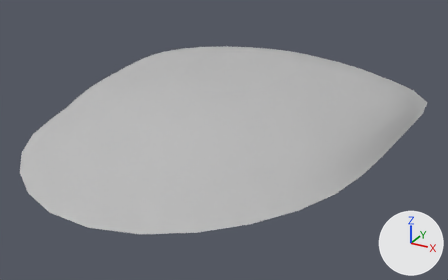
What one commit did to the FBX model Work/ceiling.fbx.
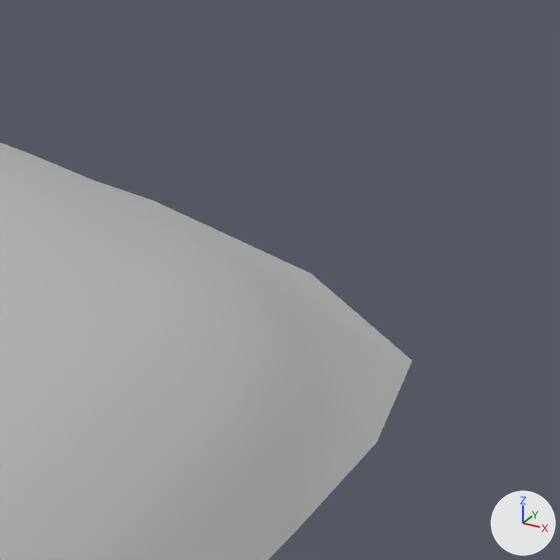
Old and new are each drawn whole from a 50 mm lens placed at (15.24, -28.38, 16.88), pointed at (1.98, -4.28, 4.83) and again close up on the part from 83% to 100% of the width and 19% to 46% of the height. Lighting does not change. The marker at lower right points along +X, +Y and +Z. Where no turn or scale is listed for an object, it has been applied to the vertices.

The first close-up shows 'loftedSurface1'.
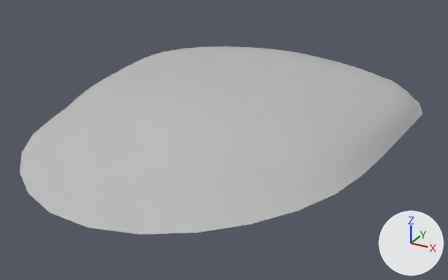
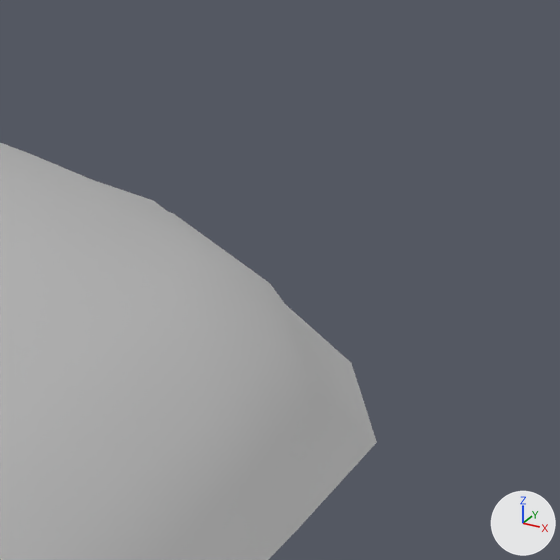
Pixel boxes [x1, y1, x2, y2] of what changed, in the close-ups (560 x 560 px; the box of a moved part takes in the faces that stretch with it):
```json
{"object": "loftedSurface1", "change": "reshaped", "before": [0, 143, 412, 560], "after": [0, 143, 377, 560]}
{"part": 1, "of": "me_mesh", "change": "moved or reshaped", "before": [118, 190, 412, 442], "after": [118, 190, 377, 442]}
```

Scene script edits in JSON lines:
```json
{"block": "me_mesh", "where": "me_mesh.from_pydata(...)  # 231 vertices, 199 faces; spans x -6.6..10.0, y -14.7..7.8, z 5.7..7.8"}
{"block": "me_mesh", "where": "# used by ob_loftedsurface1; location = (0.0, 0.0, 0.0)"}
{"block": "me_mesh", "change": "me_mesh part 1"}
{"op": "set", "path": "me_mesh.vertices[7].co", "old": "(8.8, 4.9, 5.7)", "new": "(8.4, 4.6, 5.7)", "note": "pixel (310, 273) -> not seen"}
{"op": "set", "path": "me_mesh.vertices[36].co", "old": "(8.3, 4.1, 6.1)", "new": "(8.1, 3.9, 6.1)", "note": "pixel (230, 244) -> not seen"}
{"op": "set", "path": "me_mesh.vertices[58].co", "old": "(9.3, 2.7, 6.1)", "new": "(9.2, 2.6, 6.1)", "note": "pixel (318, 317) -> pixel (295, 318)"}
{"op": "set", "path": "me_mesh.vertices[59].co", "old": "(9.9, 3.3, 5.7)", "new": "(9.5, 3.1, 5.7)", "note": "pixel (412, 360) -> pixel (351, 362)"}
```
